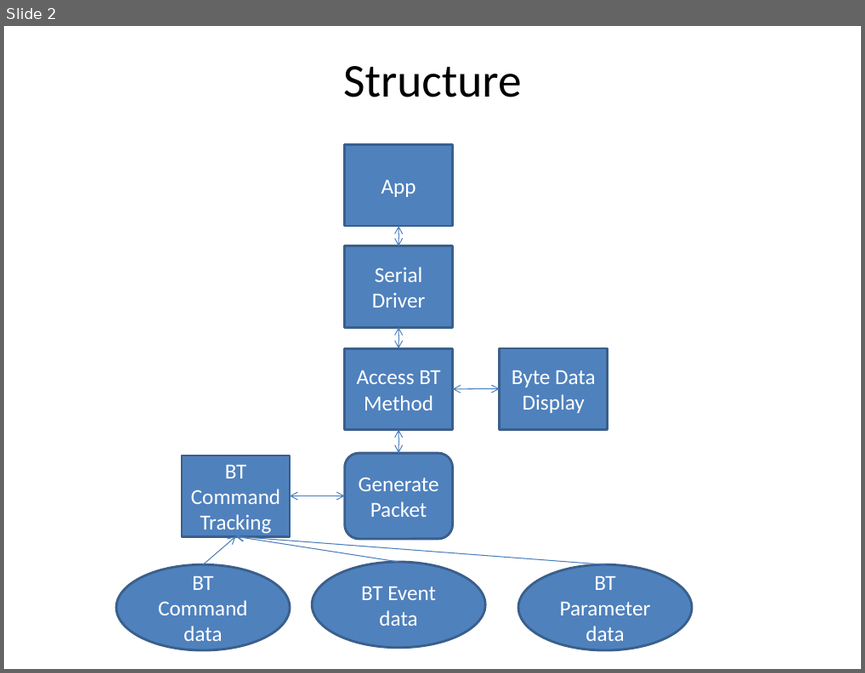
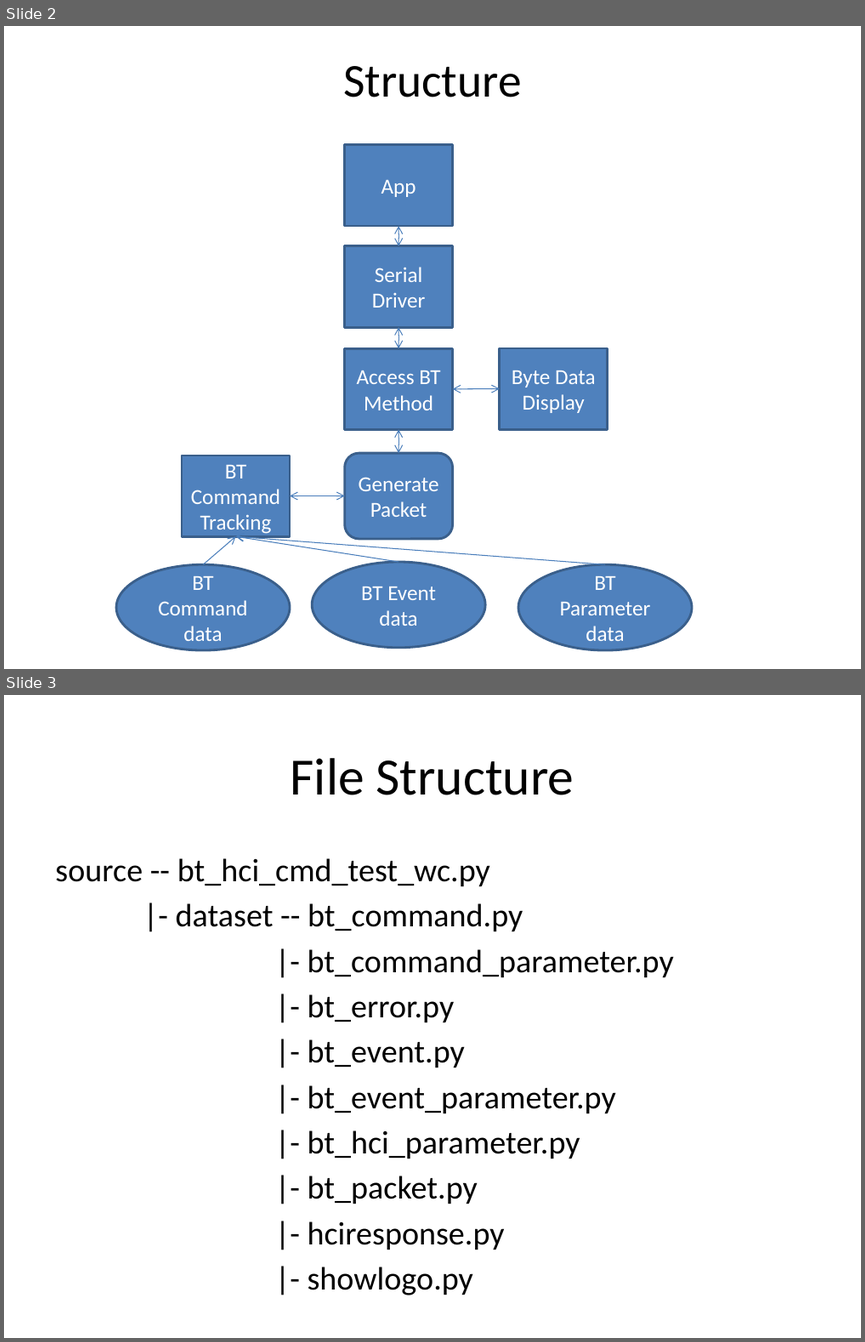
Before and after one commit to Wayne777Chiu/python_bt_hci_cmd_test, a slide deck: doc/structure.pptx. Shown one above the other, each under a label of ours: slide 2 before the commit, slides 2 and 3 after it. The pictures are 865x673 and 865x1342 pixels, drawn with LibreOffice and Linux fonts; fonts in the diff are those of the drawing. Boxes give left, top, right and bottom in pixels: in the first picture for what was removed or moved away, otherwise in the second. Text is boxed around its words. In the diff, an @@ line names an element or a change of style, - is before the commit and + after.

Commit message:
add structure intro

```diff
--- a/doc/structure.pptx
+++ b/doc/structure.pptx
@@ slide 3 added at (4,695,861,1338), background #FFFFFF @@
@@ title added at (290,758,574,795), 44 pt, text #000000 @@
+File Structure
@@ text added at (55,858,674,1249), 27.2 pt, text #000000 @@
+source -- bt_hci_cmd_test_wc.py
+|- dataset -- bt_command.py
+|- bt_command_parameter.py
+|- bt_error.py
+|- bt_event.py
+|- bt_event_parameter.py
+|- bt_hci_parameter.py
+|- bt_packet.py
+|- hciresponse.py
+|- showlogo.py
```
Also in this commit, not shown: 8 other slides added, 1 slide removed.
